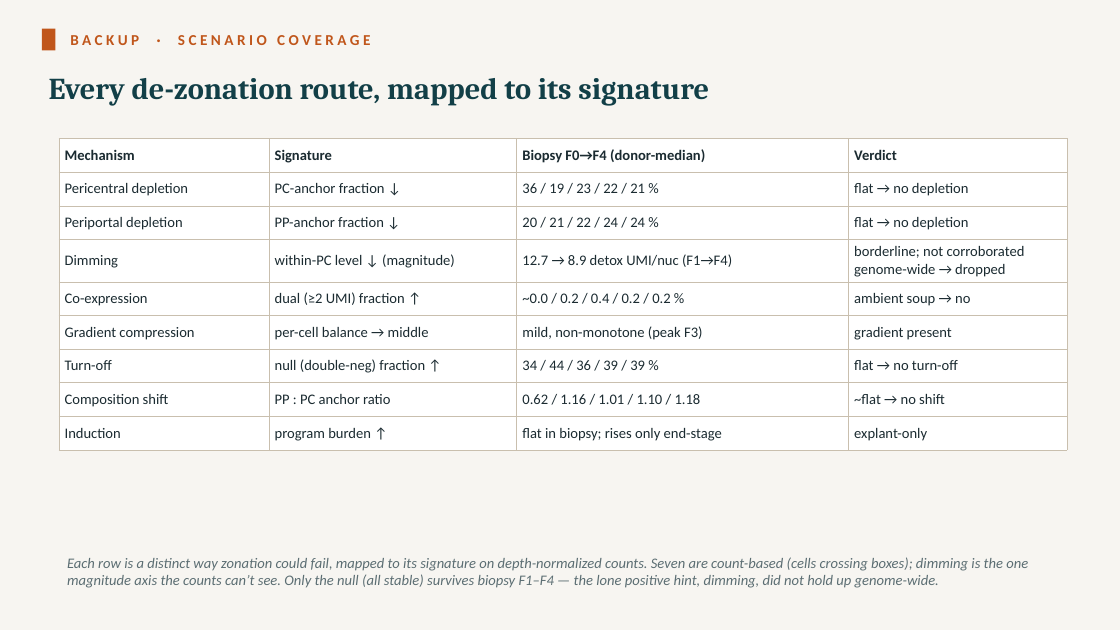
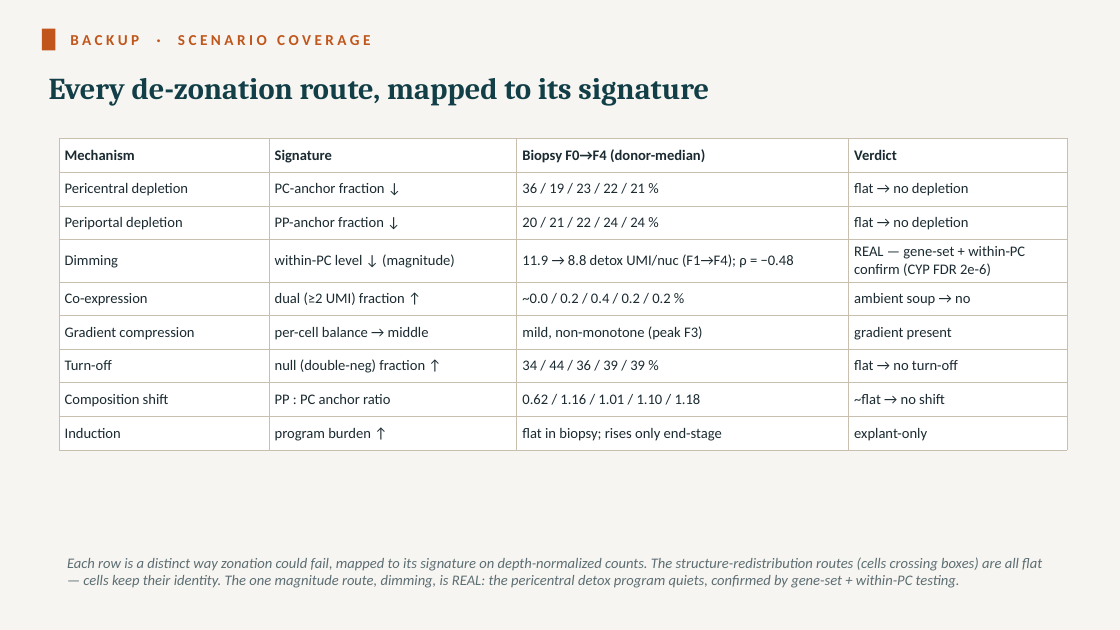
Before and after one commit to roeetekoah/liver-zonation, a slide deck: slide 26 of presentation/MASLD_zonation.pptx (slide 24 before the commit). Drawn at 1120x630 pixels with LibreOffice and Linux fonts; fonts in the diff are those of the drawing. Boxes give left, top, right and bottom in pixels: in the first picture for what was removed or moved away, otherwise in the second. Text is boxed around its words. In the diff, an @@ line names an element or a change of style, - is before the commit and + after.

```diff
--- a/presentation/MASLD_zonation.pptx
+++ b/presentation/MASLD_zonation.pptx
@@ table at <box>59,139,1067,445</box> @@
-row 4, column 3: 12.7 → 8.9 detox UMI/nuc (F1→F4)
+row 4, column 3: 11.9 → 8.8 detox UMI/nuc (F1→F4); ρ = −0.48
-row 4, column 4: borderline; not corroborated genome-wide → dropped
+row 4, column 4: REAL — gene-set + within-PC confirm (CYP FDR 2e-6)
@@ text at <box>67,557,1042,588</box>: text changed @@
-Each row is a distinct way zonation could fail, mapped to its signature on depth-normalized counts. Seven are count-based (cells crossing boxes); dimming is the one magnitude axis the counts can’t see. Only the null (all stable) survives biopsy F1–F4 — the lone positive hint, dimming, did not hold up genome-wide.
+Each row is a distinct way zonation could fail, mapped to its signature on depth-normalized counts. The structure-redistribution routes (cells crossing boxes) are all flat — cells keep their identity. The one magnitude route, dimming, is REAL: the pericentral detox program quiets, confirmed by gene-set + within-PC testing.
```
Also in this commit, not shown: 17 other slides changed, 6 slides added, 4 slides removed, 21 other files.
